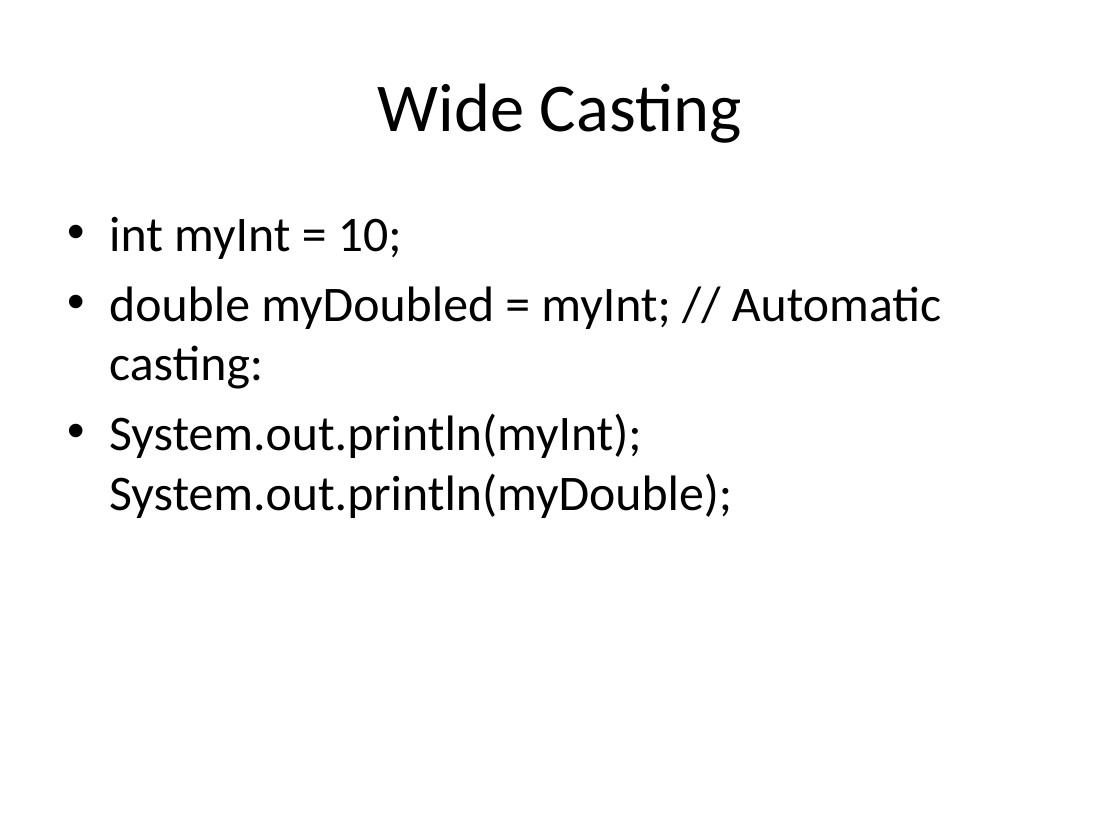
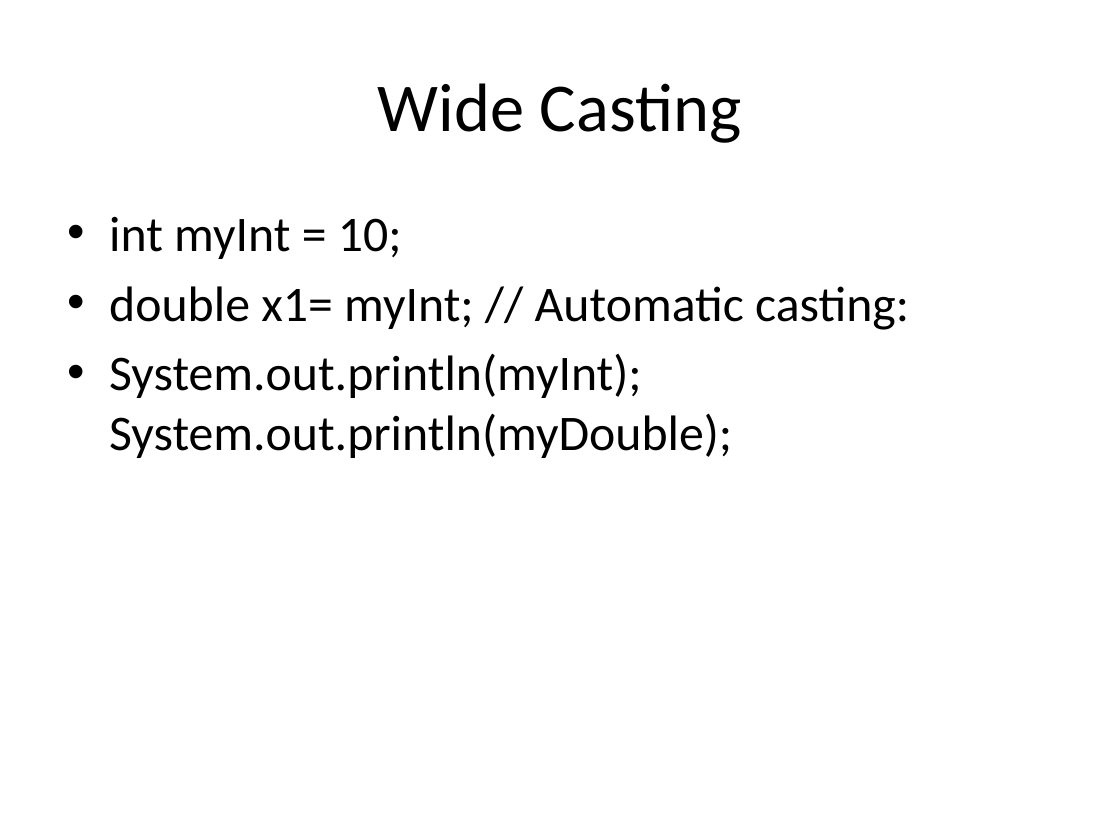
Before and after one commit to BesantJ2ee/Javajewels_9_30, a slide deck: slide 40 of PPT/Module-3/Module3_Fundamental_of_Java_Programming.pptx (slide 37 before the commit). Drawn at 1120x840 pixels with LibreOffice and Linux fonts; fonts in the diff are those of the drawing. Boxes give left, top, right and bottom in pixels: in the first picture for what was removed or moved away, otherwise in the second. Text is boxed around its words. In the diff, an @@ line names an element or a change of style, - is before the commit and + after.

```diff
--- a/PPT/Module-3/Module3_Fundamental_of_Java_Programming.pptx
+++ b/PPT/Module-3/Module3_Fundamental_of_Java_Programming.pptx
@@ text at [109,286,909,330]: text changed @@
-• double myDoubled = myInt; // Automatic casting:
+• double x1= myInt; // Automatic casting:
```
Also in this commit, not shown: 1 other slide changed, 3 slides added, 4 other files.
